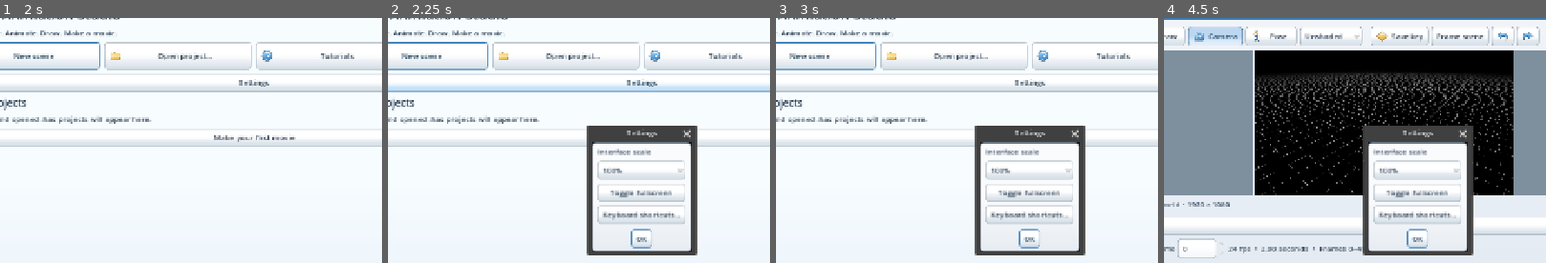
Above: before the commit, frames 1-4 (left to right).
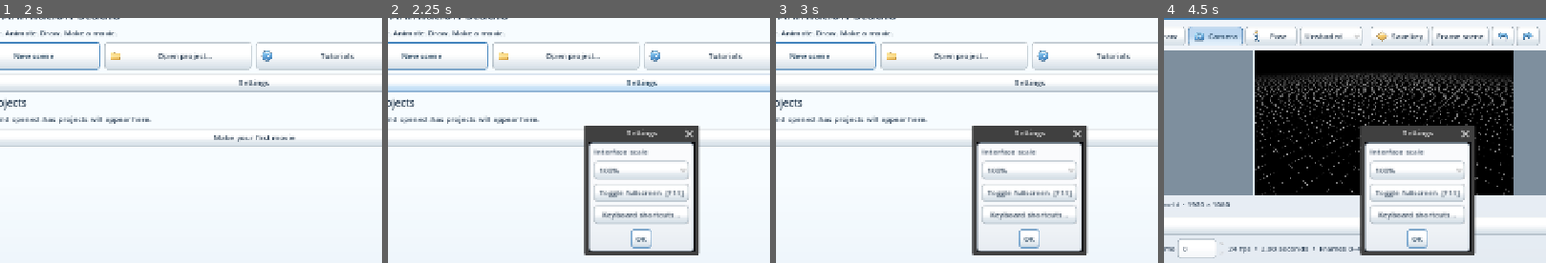
Above: after the commit, the same moments.

Repository: abanoy/studio-3d-2d
Game: Godot game, scene res://main.tscn
The game is run twice, just before and just after one commit, with the same random seed, the same clock (stepped at 60 frames per second) and the same inputs.
Inputs:
- Up to frame 1 (2 s): click "Settings" at 0.5 s; click "More" at 1.25 s
- Up to frame 2 (2.25 s): click "Settings" at 2 s
- Up to frame 3 (3 s): click "Play" at 2.75 s
- Up to frame 4 (4.5 s): click "Play" at 3.5 s; click "New scene" at 4.25 s
The pictures show only the part of the screen within x 17-67%, y 14-64%; the shares and areas given below are measured in that part.

Frame 1 is identical in both runs. In frame 2, 3.1% of the frame differs, in the area x 51-82%, y 43-97%; in frame 3, 3.1%; in frame 4, 3.0%.

Commit message:
Redesign port 3: F11 fullscreen beside Codex's interface scale
Main already fills the window (stretch aspect expand) and saves the
interface scale and fullscreen in its Settings dialog, so the
redesign's separate studio_prefs scale is not ported. Adds the F11
shortcut and one toggle_fullscreen() shared with Settings.

Co-Authored-By: Claude Opus 5.5 <noreply@anthropic.com>
Claude-Session: https://claude.ai/code/session_01Jxn1gJAtFRhbe8iSpFtErz

Diff:
--- a/src/app.gd
+++ b/src/app.gd
@@ -249,6 +249,11 @@
 	prefs.set_value(section_name,key_name,value)
 	if prefs.save(display_prefs_path)!=OK:message("Could not save the interface preference for next time.")
 
+func toggle_fullscreen() -> void:
+	# Redesign: F11 and Settings share one fullscreen toggle (editor window only; movies are unaffected).
+	var full := DisplayServer.window_get_mode() in [DisplayServer.WINDOW_MODE_FULLSCREEN,DisplayServer.WINDOW_MODE_EXCLUSIVE_FULLSCREEN]
+	DisplayServer.window_set_mode(DisplayServer.WINDOW_MODE_WINDOWED if full else DisplayServer.WINDOW_MODE_FULLSCREEN)
+
 func resize_web_display() -> void:
 	var css := Vector2i(JavaScriptBridge.eval("window.innerWidth"), JavaScriptBridge.eval("window.innerHeight"))
 	if css.x > 0 and css.y > 0 and get_window().content_scale_size != css:
@@ -274,9 +279,7 @@
 		get_window().content_scale_factor = percent / 100.0
 		save_display_preference("display","percent",percent)
 		display_dialog.popup_centered())
-	button(box,"Toggle fullscreen",func():
-		var full := DisplayServer.window_get_mode() in [DisplayServer.WINDOW_MODE_FULLSCREEN,DisplayServer.WINDOW_MODE_EXCLUSIVE_FULLSCREEN]
-		DisplayServer.window_set_mode(DisplayServer.WINDOW_MODE_WINDOWED if full else DisplayServer.WINDOW_MODE_FULLSCREEN))
+	button(box,"Toggle fullscreen  [F11]",toggle_fullscreen)
 	button(box,"Keyboard shortcuts…",keyboard_shortcuts.open)
 	var navigation:=VBoxContainer.new();box.add_child(advanced(navigation))
 	navigation.visible=advanced_mode
@@ -619,7 +622,7 @@
 	toolbar.add_child(spacer)
 	nav_button(toolbar, "Export movie", "export", export_dialog, "Export MP4 beside your saved HAS project, with a recoverable PNG frame sequence")
 	advanced(button(title_row,"Options",show_project_options)).tooltip_text="Project settings, including visibility fades. Saved with this HAS project."
-	button(title_row,"Settings",show_display_settings).tooltip_text="Interface scale and fullscreen. Advanced also offers orbit camera controls."
+	button(title_row,"Settings",show_display_settings).tooltip_text="Interface scale and fullscreen (F11). Advanced also offers orbit camera controls."
 	advanced(nav_button(toolbar, "About", "help", show_notices, "Credits and open source notices"))
 	simple_only(menu_button(toolbar, "More", "help", [
 		["Home screen…", func(): home.open_home()],
@@ -1695,6 +1698,8 @@
 	var focus := get_viewport().gui_get_focus_owner()
 	if focus is LineEdit or focus is TextEdit: return
 	if has_dialog(self): return
+	if event.keycode == KEY_F11 and not event.ctrl_pressed and not event.alt_pressed and not event.shift_pressed:
+		toggle_fullscreen();get_viewport().set_input_as_handled();return
 	match preload("res://src/shortcut_bindings.gd").action(keyboard_shortcuts.bindings,event):
 		"save": save()
 		"undo": undo()
